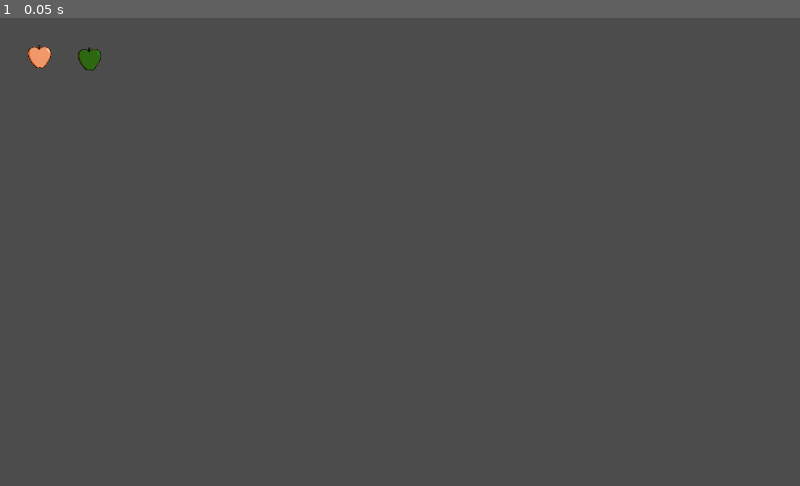
Above: before the commit, frame 1.
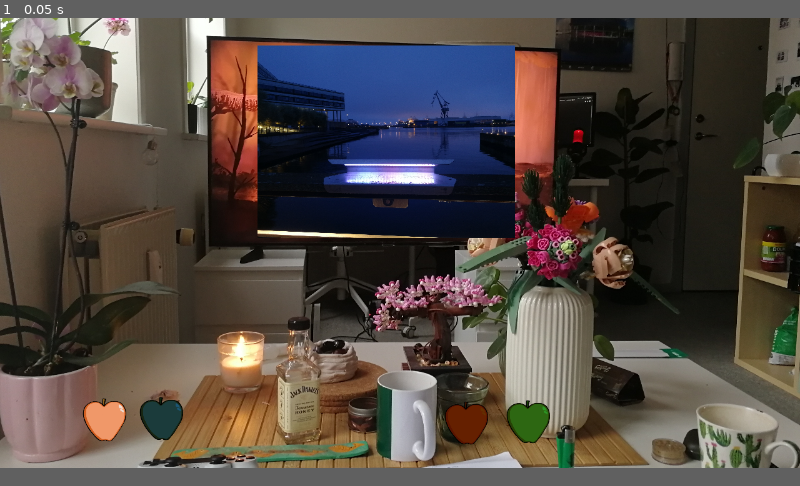
Above: after the commit, the same moment.

Repository: jac-bGit/Aal_game
Game: Godot game, scene res://Levels/Base.tscn
Same seed, same stepped clock (60 frames per second), same inputs: the game is played once before the commit and once after it.
Inputs:
- Up to frame 1 (0.05 s): no input
In our replay, the window is 800x468 before the commit and 800x450 after it. These sizes can differ from the game's own. Grey fills any space a smaller window leaves; there, only what the larger window draws over its background counts as a difference.

The runs differ from the first frame. In frame 1, 86% of the frame differs, in the area x 0-100%, y 0-97%.

Commit message:
Added: Photo placeholders Added: Photo manager Added: Consumables effect color mixing

Diff:
--- a/Levels/Base.tscn
+++ b/Levels/Base.tscn
@@ -1,17 +1,56 @@
-[gd_scene load_steps=3 format=2]
+[gd_scene load_steps=6 format=2]
 
 [ext_resource path="res://Prefabs/Consumables/ConsumablesManager.tscn" type="PackedScene" id=1]
 [ext_resource path="res://Prefabs/Consumables/Consumable.tscn" type="PackedScene" id=2]
+[ext_resource path="res://Sprites/Placeholders/LivingRoom1.jpg" type="Texture" id=3]
+[ext_resource path="res://Prefabs/Photos/PhotoManager.tscn" type="PackedScene" id=4]
+[ext_resource path="res://Prefabs/Photos/Photo.tscn" type="PackedScene" id=5]
 
 [node name="World" type="Node2D"]
 
+[node name="Camera2D" type="Camera2D" parent="."]
+position = Vector2( 953, 474 )
+scale = Vector2( 1.18539, 1 )
+z_index = 100
+current = true
+
+[node name="Enviroment" type="Node2D" parent="."]
+
+[node name="LivingRoom" type="Sprite" parent="Enviroment"]
+position = Vector2( 945, 448 )
+scale = Vector2( 0.333165, 0.333165 )
+texture = ExtResource( 3 )
+
 [node name="ConsumablesManager" parent="." instance=ExtResource( 1 )]
+position = Vector2( 429, 705 )
+z_index = 1
 
 [node name="Consumable" parent="ConsumablesManager" instance=ExtResource( 2 )]
 position = Vector2( 50, 48 )
+m_cColor = Color( 0.992157, 0.117647, 0.360784, 1 )
+
+[node name="Consumable1" parent="ConsumablesManager" instance=ExtResource( 2 )]
+modulate = Color( 0.113725, 0.392157, 0.556863, 1 )
+position = Vector2( 141, 46 )
+m_bPositive = false
+m_cColor = Color( 0.0862745, 0.670588, 0.847059, 1 )
 
 [node name="Consumable2" parent="ConsumablesManager" instance=ExtResource( 2 )]
+modulate = Color( 0.419608, 0.215686, 0, 1 )
+position = Vector2( 629, 53 )
+m_cColor = Color( 0.509804, 0.247059, 0.0705882, 1 )
+m_EffectType = 1
+
+[node name="Consumable3" parent="ConsumablesManager" instance=ExtResource( 2 )]
 modulate = Color( 0.188235, 0.678431, 0.172549, 1 )
-position = Vector2( 114, 51 )
+position = Vector2( 728, 51 )
 m_bPositive = false
+m_cColor = Color( 0.109804, 0.733333, 0.0392157, 1 )
 m_EffectType = 1
+
+[node name="PhotoManager" parent="." instance=ExtResource( 4 )]
+position = Vector2( 931, 312 )
+scale = Vector2( 0.461216, 0.461216 )
+m_ConsumableManagerPath = NodePath("../ConsumablesManager")
+
+[node name="Photo" parent="PhotoManager" instance=ExtResource( 5 )]
--- a/Prefabs/Consumables/Consumable.tscn
+++ b/Prefabs/Consumables/Consumable.tscn
@@ -1,12 +1,13 @@
 [gd_scene load_steps=4 format=2]
 
 [ext_resource path="res://Scripts/Consumables/SCR_Consumable.gd" type="Script" id=1]
-[ext_resource path="res://Sprites/hpFruit.png" type="Texture" id=2]
+[ext_resource path="res://Sprites/Placeholders/hpFruit.png" type="Texture" id=2]
 
 [sub_resource type="RectangleShape2D" id=1]
 extents = Vector2( 17, 18.5 )
 
 [node name="Consumable" type="Area2D"]
+scale = Vector2( 2.32531, 2.32531 )
 script = ExtResource( 1 )
 
 [node name="CollisionShape2D" type="CollisionShape2D" parent="."]
--- /dev/null
+++ b/Prefabs/Photos/Photo.tscn
@@ -0,0 +1,16 @@
+[gd_scene load_steps=3 format=2]
+
+[ext_resource path="res://Sprites/Placeholders/ph_photo1.jpg" type="Texture" id=1]
+
+[sub_resource type="RectangleShape2D" id=1]
+
+[node name="Photo" type="Area2D"]
+scale = Vector2( 0.22488, 0.22488 )
+
+[node name="CollisionShape2D" type="CollisionShape2D" parent="."]
+scale = Vector2( 197.316, 148.951 )
+shape = SubResource( 1 )
+
+[node name="PhPhoto1" type="Sprite" parent="CollisionShape2D"]
+scale = Vector2( 0.005068, 0.0067136 )
+texture = ExtResource( 1 )
--- /dev/null
+++ b/Prefabs/Photos/PhotoManager.tscn
@@ -0,0 +1,6 @@
+[gd_scene load_steps=2 format=2]
+
+[ext_resource path="res://Scripts/Photos/PhotoManager.gd" type="Script" id=1]
+
+[node name="PhotoManager" type="Node2D"]
+script = ExtResource( 1 )
--- a/Scripts/Consumables/SCR_Consumable.gd
+++ b/Scripts/Consumables/SCR_Consumable.gd
@@ -1,9 +1,10 @@
-extends Node2D
+class_name SCR_Consumable extends Node2D
 
 # Enum
 enum EEffect{
 	VISIBILITY,
-	FOCUS
+	FOCUS,
+	EnumSize
 }
 
 # Attributes
@@ -14,14 +15,18 @@
 export(EEffect) var m_EffectType = EEffect.VISIBILITY
 
 # Vars
+var m_iStep = 1
 
 # Signals
-signal use
+signal signal_OnUse
 
 #-------------------------------------------------------------------------
 # Called when the node enters the scene tree for the first time.
 func _ready() -> void:
-	pass # Replace with function body.
+	# Calculat step
+	m_iStep = m_iAmmount
+	if !m_bPositive:
+		m_iStep = -m_iStep
 
 #-------------------------------------------------------------------------
 func _input_event(viewport, event, shape_idx):
@@ -33,12 +38,7 @@
 
 #-------------------------------------------------------------------------
 # Use comsumable and emit signal
-func UseConsumable():
-	# Calculat step
-	var step = m_iAmmount
-	if !m_bPositive:
-		step = -step
-
+func UseConsumable() -> void:
 	# Emit
-	print("Using: ", m_sName,", affect: ", str(EEffect.keys()[m_EffectType]), ", by: ", step)
-	emit_signal("use")
+	#print("Using: ", m_sName,", affect: ", str(EEffect.keys()[m_EffectType]), ", by: ", m_iStep)
+	emit_signal("signal_OnUse", self)
--- a/Scripts/Consumables/SCR_ConsumablesManager.gd
+++ b/Scripts/Consumables/SCR_ConsumablesManager.gd
@@ -1,6 +1,73 @@
 # Node for managing using consumables and managing their effects
-extends Node2D
+class_name SRC_ConsumableManager extends Node2D
+
+#-------------------------------------------------------------------------
+# Class to hold current state
+class EffectState:
+	var m_iLevel = 0
+	var m_cMaxColor = Color.white
+	var m_cColor = Color.white
+
+#-------------------------------------------------------------------------
+# Attributes
+export var m_iEffectLevelMax = 5
+
+# Variables
+var m_aEffectStates: Array
+
+# Signals
+signal signal_OnEffectChange
+signal signal_OnColorChange
 
 # Called when the node enters the scene tree for the first time.
 func _ready() -> void:
-	pass # Replace with function body.
+	# Setup comsumbles
+	for consumable in get_children():
+		consumable.connect("signal_OnUse", self, "OnComsumableUse")
+
+	# Setup states
+	for i in SCR_Consumable.EEffect.EnumSize:
+		m_aEffectStates.append(EffectState.new())
+
+#-------------------------------------------------------------------------
+# Calculate effect color from white to current state
+func EffectColor(var color: Color, var level: int) -> Color:
+	var perc = abs(float(level) / float(m_iEffectLevelMax))
+	var res = Color.white - (Color.white - color) * perc
+	res.a = 1
+
+	return res
+
+#-------------------------------------------------------------------------
+# Combine colors from given effects
+func MixColor(var effects: Array) -> Color:
+	var res = Color.black
+
+	for effect in effects:
+		res += effect.m_cColor
+
+	return res / effects.size()
+
+#-------------------------------------------------------------------------
+# Callbacks
+#-------------------------------------------------------------------------
+
+#-------------------------------------------------------------------------
+func OnComsumableUse(var consumable: SCR_Consumable) -> void:
+	# Setup effect state
+	var effect = m_aEffectStates[consumable.m_EffectType];
+
+	if abs(effect.m_iLevel + consumable.m_iStep) <= m_iEffectLevelMax:
+		# Change max color only if reversing effect
+		if abs(effect.m_iLevel + consumable.m_iStep) == 0 or effect.m_iLevel == 0:
+			effect.m_cMaxColor = consumable.m_cColor
+
+		# Apply consumable
+		effect.m_iLevel += consumable.m_iStep
+		effect.m_cColor = EffectColor(effect.m_cMaxColor, effect.m_iLevel)
+
+	#print(consumable.m_EffectType, ". effect to: ", effect.m_iLevel)
+	#emit_signal("signal_OnEffectChange", effect)
+
+	var colorMix = MixColor(m_aEffectStates)
+	emit_signal("signal_OnColorChange", colorMix)
--- /dev/null
+++ b/Scripts/Photos/PhotoManager.gd
@@ -0,0 +1,36 @@
+extends Node2D
+
+# Attributes
+export(NodePath) var m_ConsumableManagerPath
+onready var m_ConsumbleManager = get_node(m_ConsumableManagerPath)
+
+# Variables
+var m_iSelected = 0
+var m_aPhotos: Array
+
+#-------------------------------------------------------------------------
+func _ready() -> void:
+	# Setup photos
+	for photo in get_children():
+		m_aPhotos.append(photo)
+		photo.visible = false
+
+	m_aPhotos[m_iSelected].visible = true
+
+	# Comsumable manager setup
+	m_ConsumbleManager.connect("signal_OnEffectChange", self, "OnEffectChange")
+	m_ConsumbleManager.connect("signal_OnColorChange", self, "OnColorChange")
+
+#-------------------------------------------------------------------------
+# Callbacks
+#-------------------------------------------------------------------------
+
+#-------------------------------------------------------------------------
+func OnEffectChange(var effect: SRC_ConsumableManager.EffectState) -> void:
+	#modulate = effect.m_cColor
+	pass
+
+#-------------------------------------------------------------------------
+func OnColorChange(var color: Color) -> void:
+	modulate = color
+	modulate.a = 1
--- a/project.godot
+++ b/project.godot
@@ -8,11 +8,34 @@
 
 config_version=4
 
+_global_script_classes=[ {
+"base": "Node2D",
+"class": "SCR_Consumable",
+"language": "GDScript",
+"path": "res://Scripts/Consumables/SCR_Consumable.gd"
+}, {
+"base": "Node2D",
+"class": "SRC_ConsumableManager",
+"language": "GDScript",
+"path": "res://Scripts/Consumables/SCR_ConsumablesManager.gd"
+} ]
+_global_script_class_icons={
+"SCR_Consumable": "",
+"SRC_ConsumableManager": ""
+}
+
 [application]
 
 config/name="Aal_game"
 run/main_scene="res://Levels/Base.tscn"
 config/icon="res://icon.png"
+
+[display]
+
+window/size/width=1280
+window/size/height=720
+window/size/borderless=true
+window/size/fullscreen=true
 
 [physics]
 
Binary file added: Sprites/Placeholders/LivingRoom1.jpg
Not shown, added: Sprites/Placeholders/LivingRoom1.jpg.import
Renamed: Sprites/hpFruit.png -> Sprites/Placeholders/hpFruit.png
Not shown, added: Sprites/Placeholders/hpFruit.png.import
Binary file added: Sprites/Placeholders/ph_photo1.jpg
Not shown, added: Sprites/Placeholders/ph_photo1.jpg.import
Binary file added: Sprites/Placeholders/ph_photo2.jpg
Not shown, added: Sprites/Placeholders/ph_photo2.jpg.import
Binary file added: Sprites/Placeholders/ph_photo3.jpg
Not shown, changed: Sprites/Placeholders/ph_photo3.jpg.import
